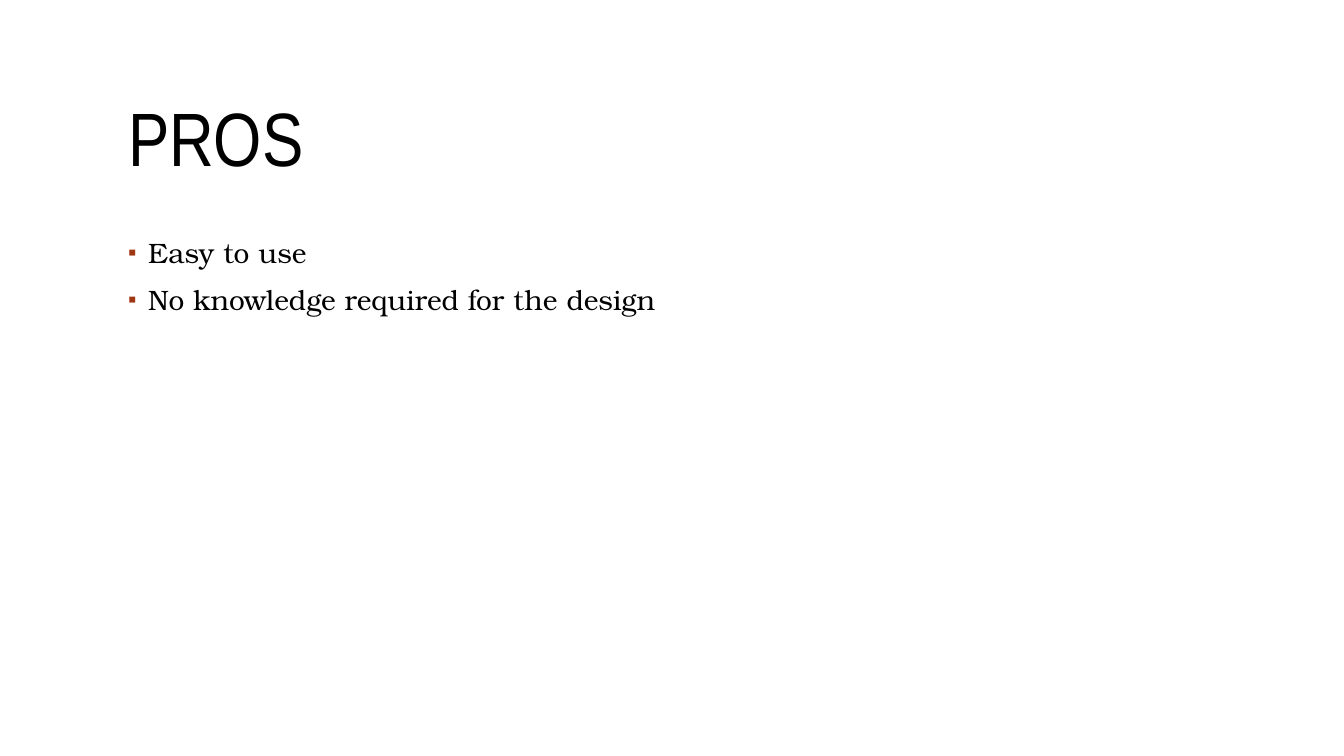
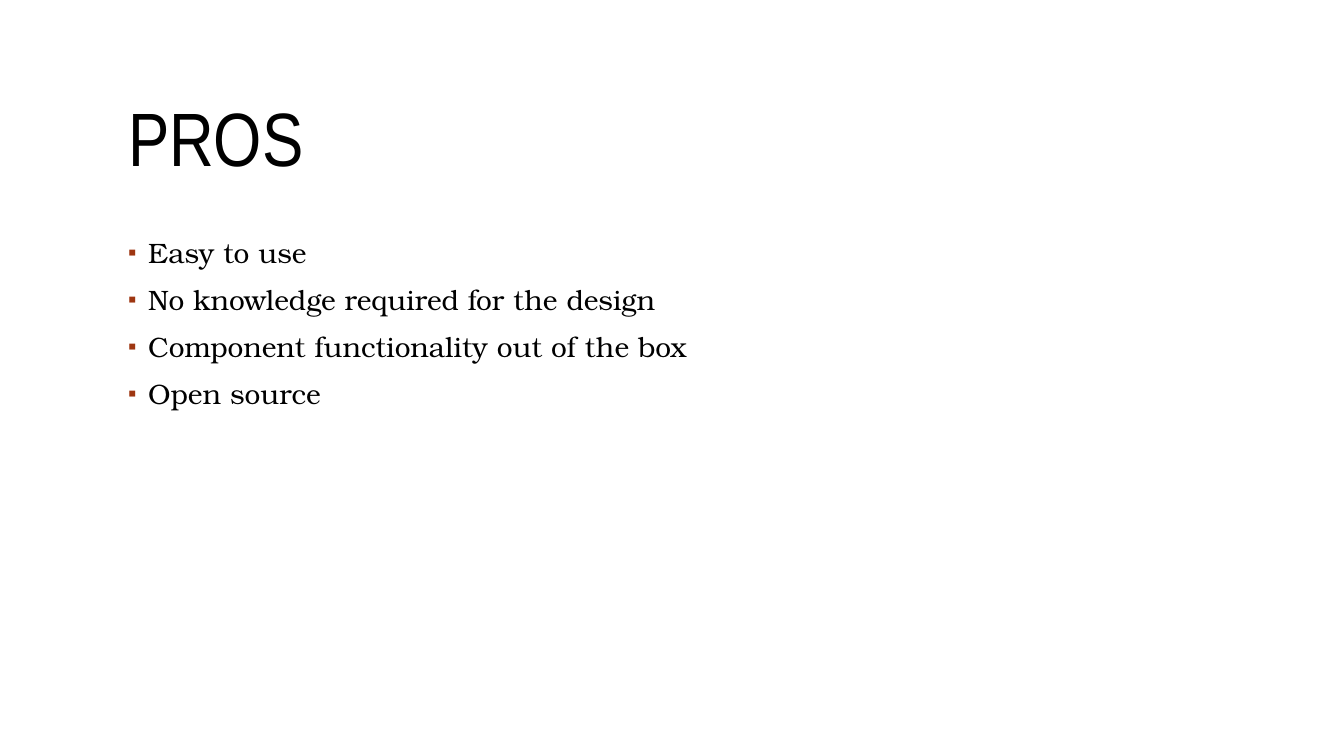
Before and after one commit to sebivenlo/Vaadin-workshop, a slide deck: slide 29 of Documentation/Frontend-technologies.odp (slide 28 before the commit). Drawn at 1344x756 pixels with LibreOffice and Linux fonts; fonts in the diff are those of the drawing; background and template pictures are left out. Boxes give left, top, right and bottom in pixels: in the first picture for what was removed or moved away, otherwise in the second. Text is boxed around its words. In the diff, an @@ line names an element or a change of style, - is before the commit and + after.

```diff
--- a/Documentation/Frontend-technologies.odp
+++ b/Documentation/Frontend-technologies.odp
@@ text at [148,336,686,410]: paragraphs added @@
+▪ Component functionality out of the box
+▪ Open source
```
Also in this commit, not shown: 1 other slide changed, 1 slide added.
